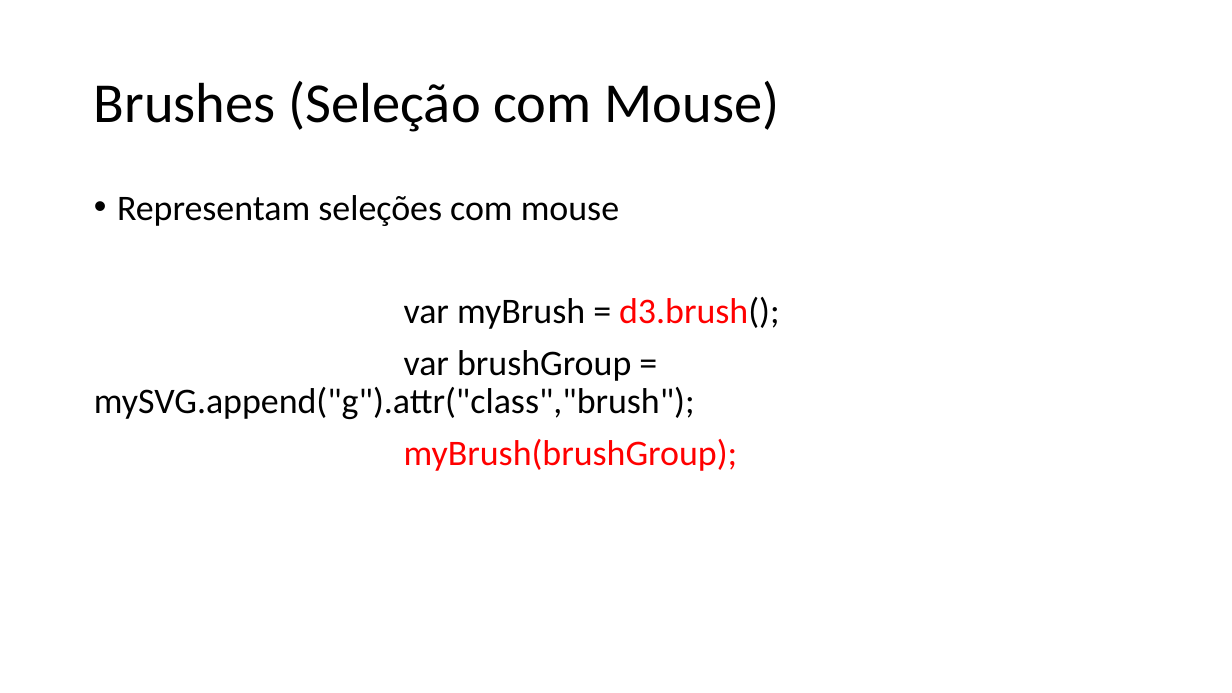
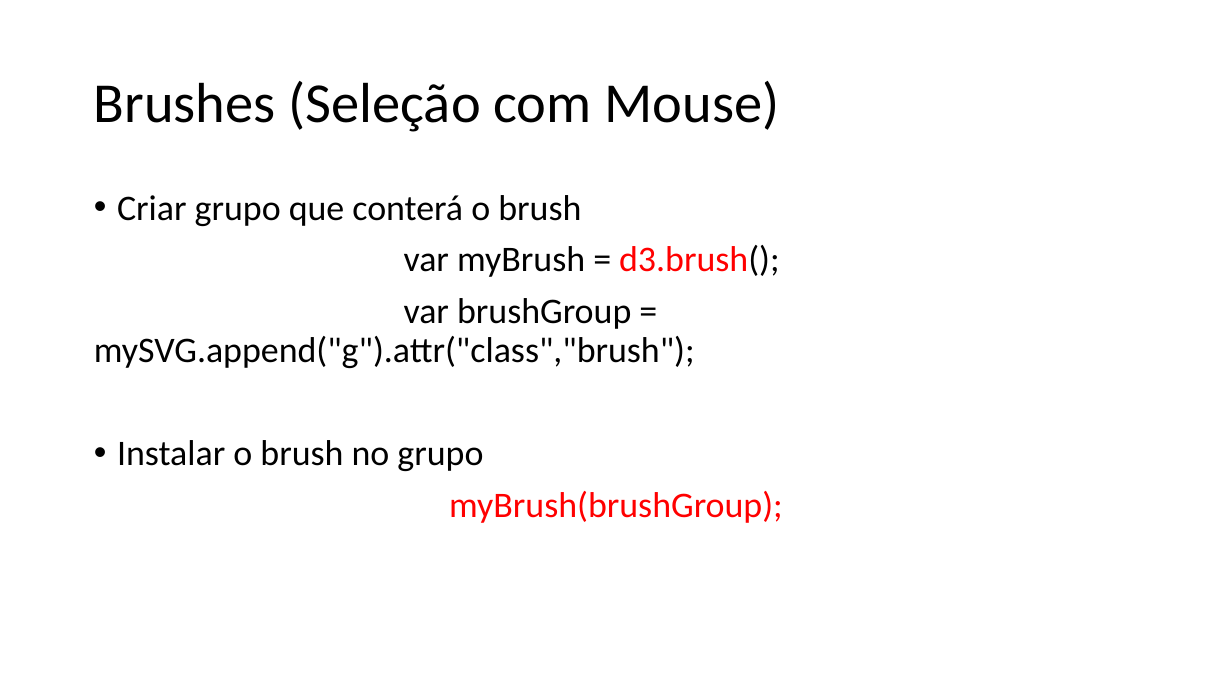
Before and after one commit to filipecmedeiros/Treinamento-d3.js, a slide deck: slide 61 of Aula2.pptx (slide 41 before the commit). Drawn at 1232x693 pixels with LibreOffice and Linux fonts; fonts in the diff are those of the drawing. Boxes give left, top, right and bottom in pixels: in the first picture for what was removed or moved away, otherwise in the second. Text is boxed around its words. In the diff, an @@ line names an element or a change of style, - is before the commit and + after.

```diff
--- a/Aula2.pptx
+++ b/Aula2.pptx
@@ text at [117,195,581,226]: text changed @@
-• Representam seleções com mouse
+• Criar grupo que conterá o brush
@@ text at [117,440,483,471]: paragraph added @@
+• Instalar o brush no grupo
@@ text at [449,491,783,523]: alignment left to centre @@
```
Also in this commit, not shown: 6 other slides changed, 31 slides added, 8 slides removed, 11 other files.
